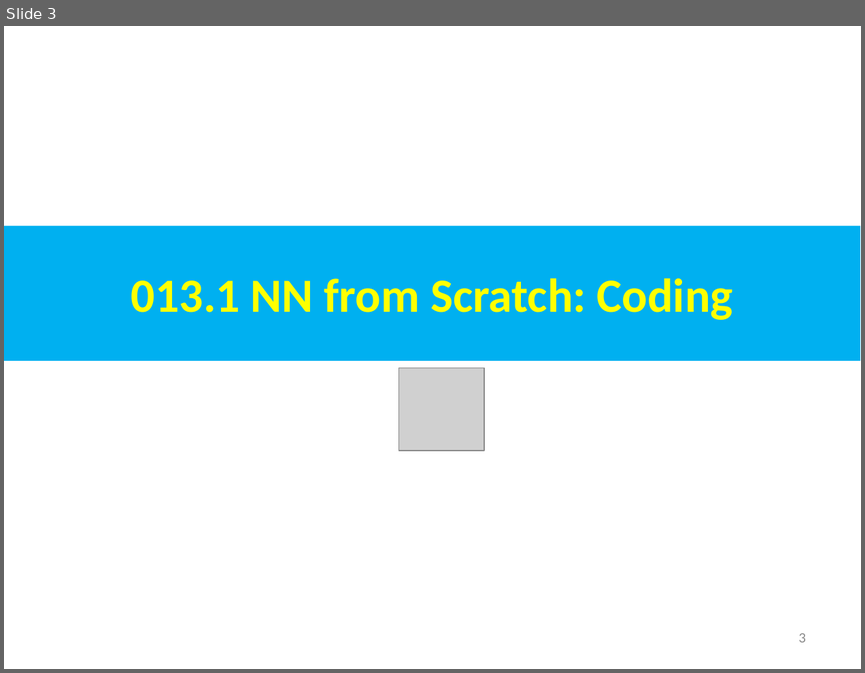
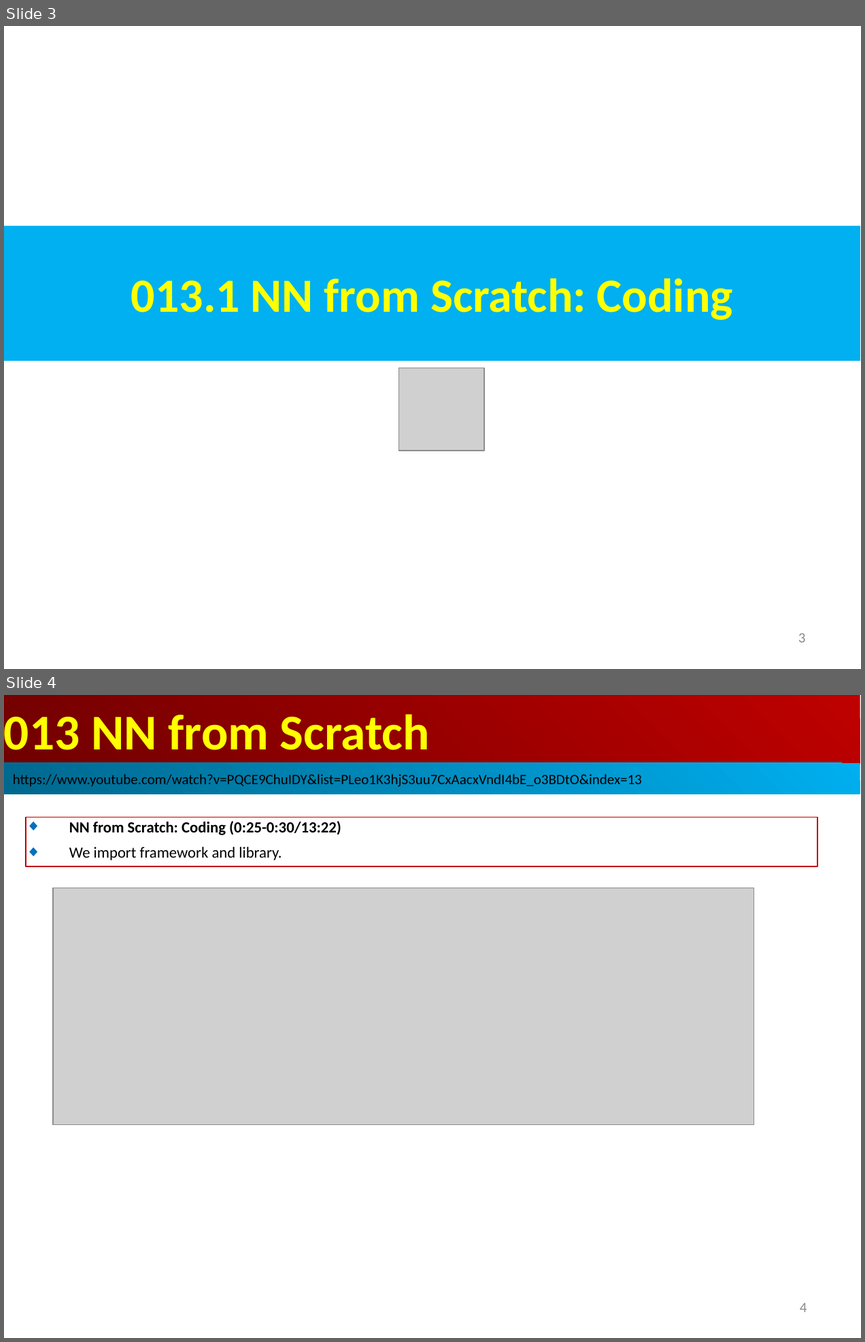
Before and after one commit to peterhchen/AIU_CS512_DL, a slide deck: 000_Lecture_Project/week04/01_Lecture/13_NN_Scratch.ppt. Shown one above the other, each under a label of ours: slide 3 before the commit, slides 3 and 4 after it. The pictures are 865x673 and 865x1342 pixels, drawn with LibreOffice and Linux fonts; fonts in the diff are those of the drawing; grey boxes stand for pictures. Boxes give left, top, right and bottom in pixels: in the first picture for what was removed or moved away, otherwise in the second. Text is boxed around its words. In the diff, an @@ line names an element or a change of style, - is before the commit and + after.

```diff
--- a/000_Lecture_Project/week04/01_Lecture/13_NN_Scratch.ppt
+++ b/000_Lecture_Project/week04/01_Lecture/13_NN_Scratch.ppt
@@ slide 4 added at box(4, 695, 861, 1338), background #FFFFFF @@
@@ rectangle added at box(4, 695, 860, 764), fill gradient #BF0000 to #710000, 42 pt, text #FFFF00, bold @@
+013 NN from Scratch
@@ rectangle added at box(4, 763, 860, 794), fill gradient #00AFEF to #00688E, 12 pt, text #000000 @@
+https://www.youtube.com/watch?v=PQCE9ChuIDY&list=PLeo1K3hjS3uu7CxAacxVndI4bE_o3BDtO&index=13
@@ rectangle added at box(26, 817, 817, 866), outline #C00000 0.74 pt, 13 pt, text #000000, bold @@
+◆ NN from Scratch: Coding (0:25-0:30/13:22)
+◆ We import framework and library.
@@ picture added at box(53, 888, 753, 1124) @@
@@ page number added at box(800, 1302, 807, 1312), 12 pt, text #8B8B8B @@
+4
```
Also in this commit, not shown: 2 slides changed, 1 other slide added.
